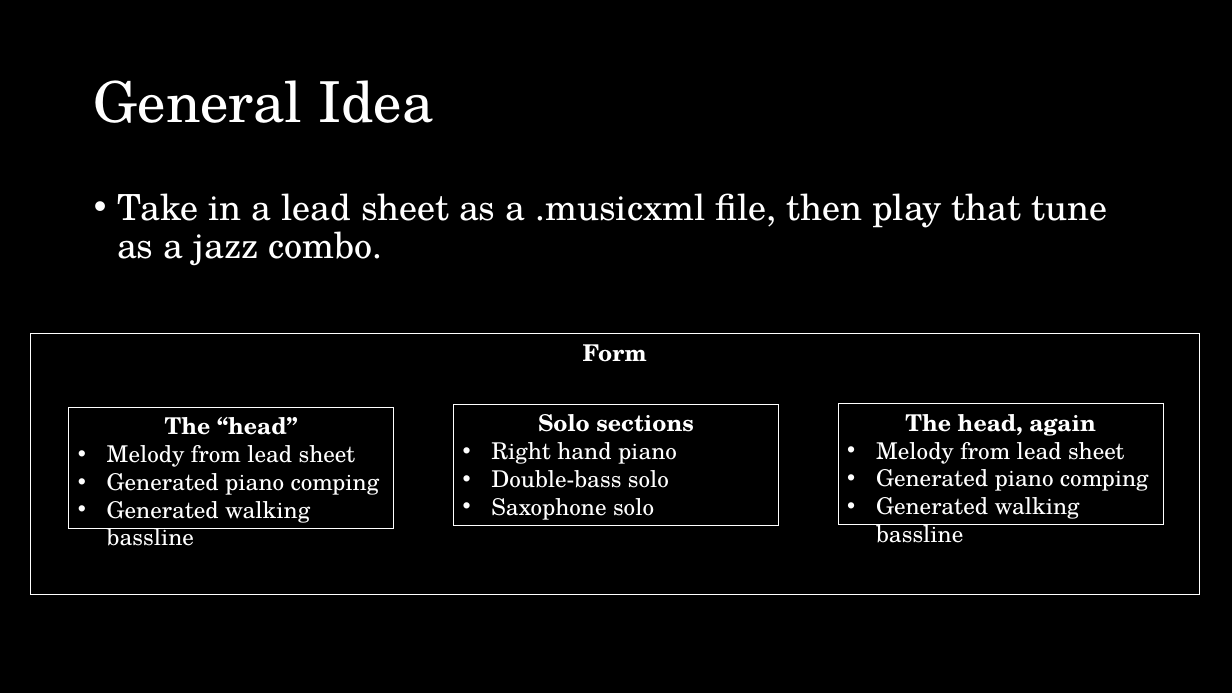
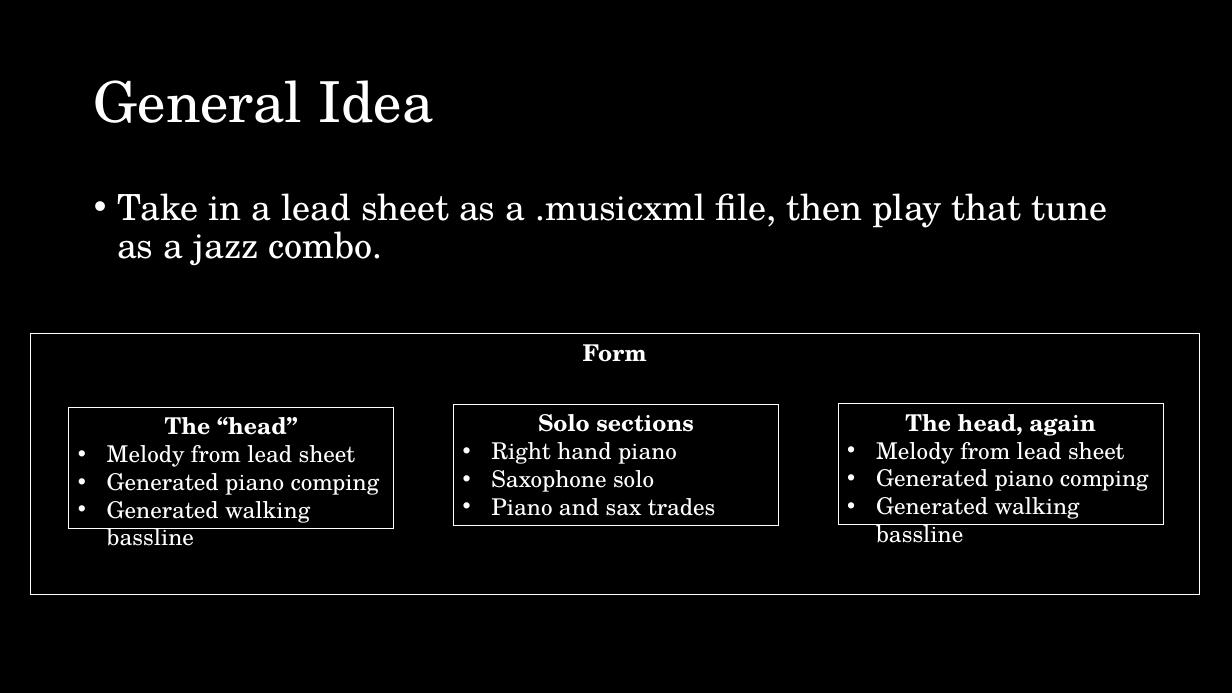
Before and after one commit to esharo02/150Final, a slide deck: slide 7 of CS150 final presentation.pptx. Drawn at 1232x693 pixels with LibreOffice and Linux fonts; fonts in the diff are those of the drawing. Boxes give left, top, right and bottom in pixels: in the first picture for what was removed or moved away, otherwise in the second. Text is boxed around its words. In the diff, an @@ line names an element or a change of style, - is before the commit and + after.

```diff
--- a/CS150 final presentation.pptx
+++ b/CS150 final presentation.pptx
@@ text in rectangle at (491, 470, 669, 488): paragraph removed @@
-• Double-bass solo
@@ text in rectangle at (491, 498, 715, 516): paragraph added @@
+• Piano and sax trades
```
Also in this commit, not shown: 3 other slides changed, 13 slides added.
